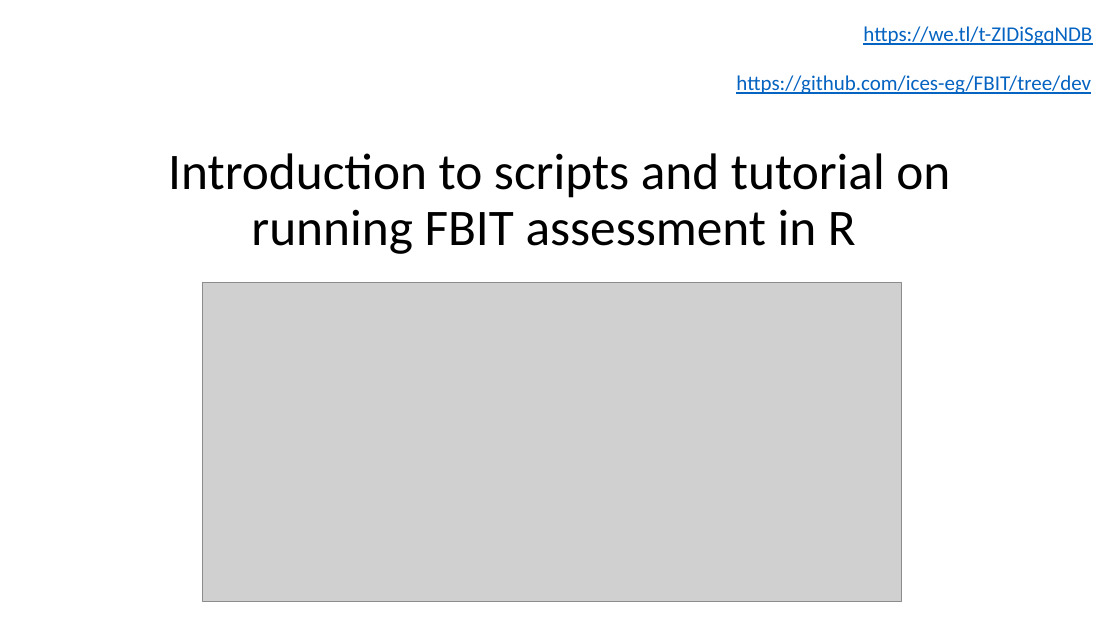
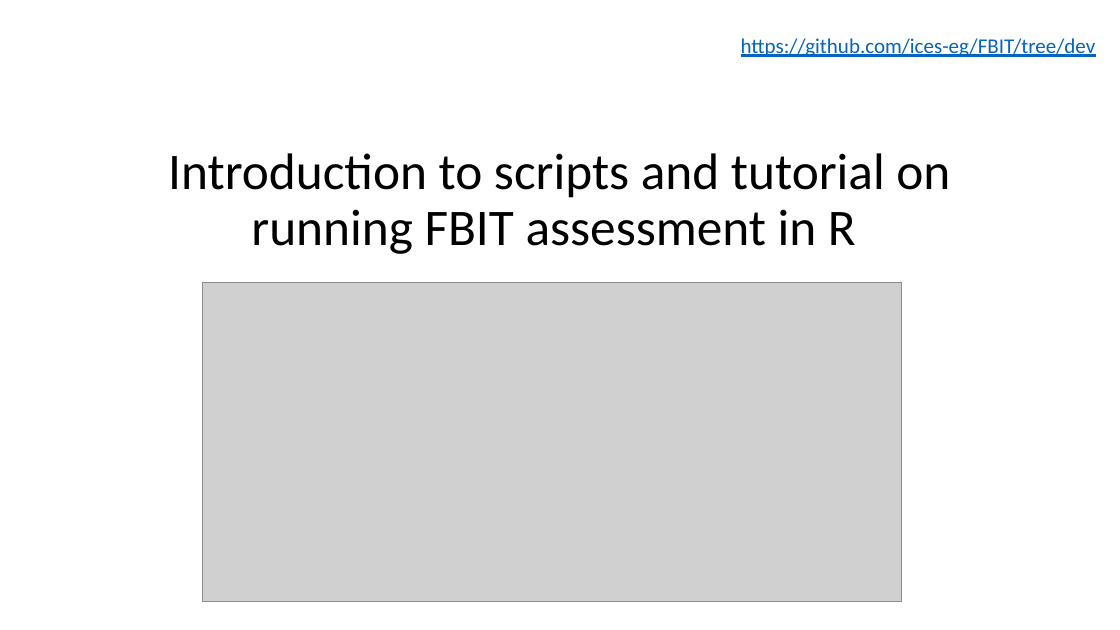
Before and after one commit to ices-eg/FBIT, a slide deck: slide 1 of TAF - ICES tutorial/Introduction to scripts and tutorial on running FBIT.pptx. Drawn at 1120x630 pixels with LibreOffice and Linux fonts; fonts in the diff are those of the drawing; grey boxes stand for pictures. Boxes give left, top, right and bottom in pixels: in the first picture for what was removed or moved away, otherwise in the second. Text is boxed around its words. In the diff, an @@ line names an element or a change of style, - is before the commit and + after.

```diff
--- a/TAF - ICES tutorial/Introduction to scripts and tutorial on running FBIT.pptx
+++ b/TAF - ICES tutorial/Introduction to scripts and tutorial on running FBIT.pptx
@@ text "https://github.com/ices-eg/FBIT/tree/dev": place and size @@
-text "https://github.com/ices-eg/FBIT/tree/dev" at <box>736,75,1091,94</box>
+text "https://github.com/ices-eg/FBIT/tree/dev" at <box>741,38,1096,57</box>
@@ text removed at <box>863,26,1092,45</box> @@
-https://we.tl/t-ZIDiSgqNDB
```
Also in this commit, not shown: 3 other slides changed, 2 slides added, 1 slide removed.
